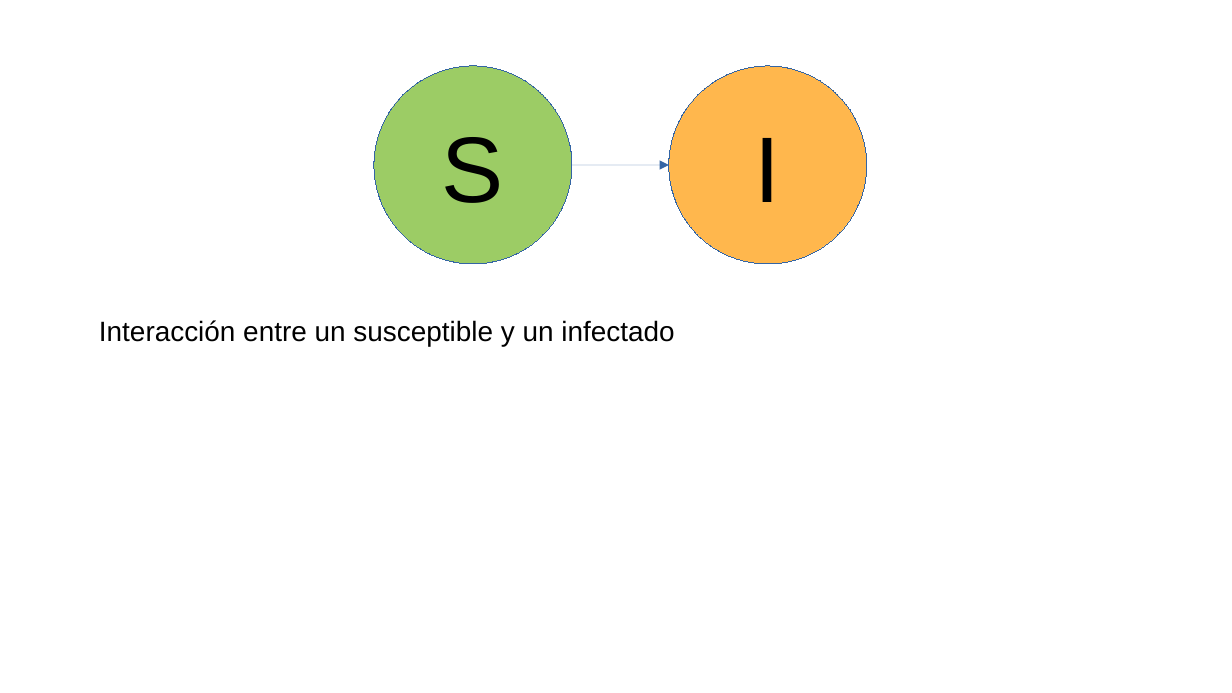
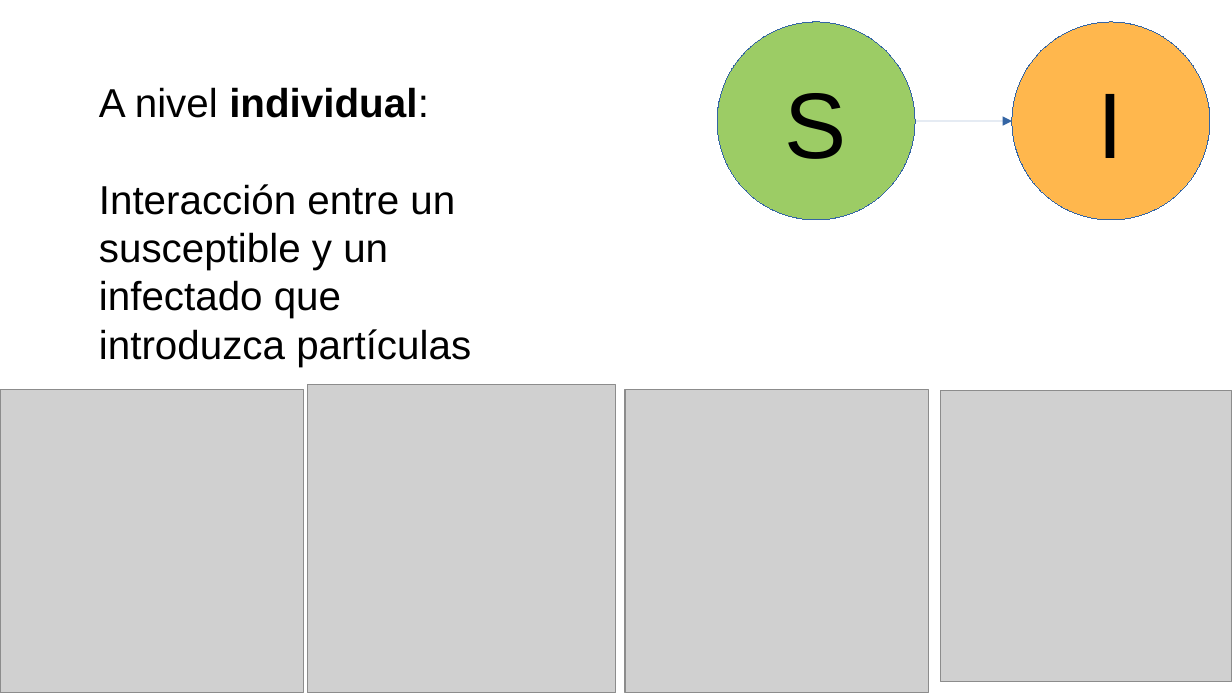
Before and after one commit to gerardommc/Ecologia-Teorica, a slide deck: slide 30 of Modelos-epi.odp. Drawn at 1232x693 pixels with LibreOffice and Linux fonts; fonts in the diff are those of the drawing; grey boxes stand for pictures. Boxes give left, top, right and bottom in pixels: in the first picture for what was removed or moved away, otherwise in the second. Text is boxed around its words. In the diff, an @@ line names an element or a change of style, - is before the commit and + after.

```diff
--- a/Modelos-epi.odp
+++ b/Modelos-epi.odp
@@ text at <box>99,87,471,367</box>: text changed; size 18 to 26 pt @@
-Interacción entre un susceptible y un infectado
+A nivel individual:
+Interacción entre un susceptible y un infectado que introduzca partículas
@@ 2 ellipses, 1 arrow: place and size @@
-2 ellipses, 1 arrow at <box>375,66,866,264</box>
+2 ellipses, 1 arrow at <box>718,22,1211,220</box>
@@ picture added at <box>307,385,616,693</box> @@
@@ picture added at <box>0,390,303,693</box> @@
@@ picture added at <box>625,390,928,693</box> @@
@@ picture added at <box>940,390,1232,682</box> @@
```
Also in this commit, not shown: 5 other slides changed, 11 slides added, 6 other files.
